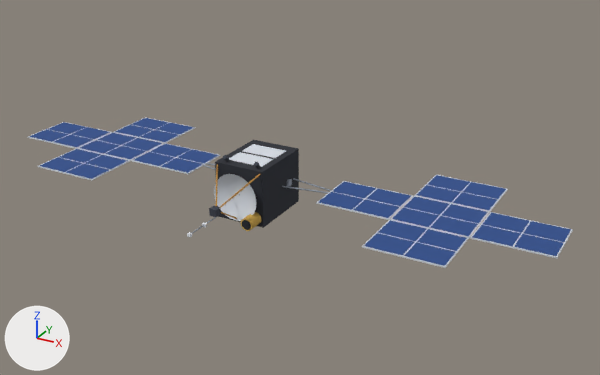
The glTF model site/models/psyche.glb as it was, and as the next commit left it.
Camera for both pictures: a 50 mm camera at (16.7, -26.8, 13.6) aimed at (1.4, 1.0, -0.3). The axes (+X, +Y, +Z) are drawn at lower left. The lights are the same throughout. The first picture is the older version. Where no turn or scale is listed for an object, it has been applied to the vertices. Vertices at exactly the same position are counted once.

Names of what the first picture shows: 'body', 'foil', 'solar-panel'.
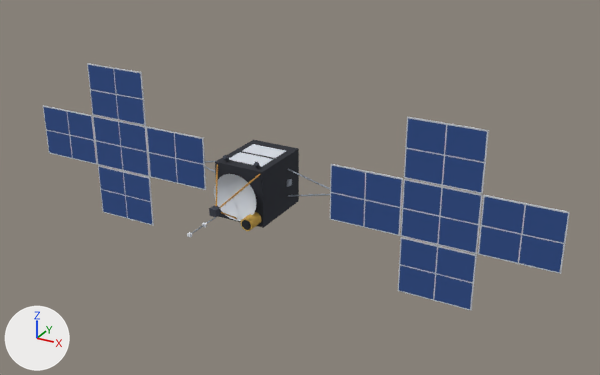
Boxes [x1, y1, x2, y2] around the edits, measured in the pictures (600 x 375 px; the box of a moved part takes in the faces that stretch with it):
```json
{"object": "solar-panel", "change": "reshaped, moved", "before": [29, 118, 571, 266], "after": [44, 65, 568, 309], "on screen": "64% taller"}
{"object": "body", "change": "reshaped, moved", "before": [27, 117, 573, 268], "after": [43, 63, 570, 310], "on screen": "63% taller"}
{"part": 1, "of": "me_body", "change": "moved or reshaped", "before": [282, 186, 329, 193], "after": [288, 169, 330, 190]}
{"part": 2, "of": "me_body", "change": "moved or reshaped", "before": [293, 178, 331, 191], "after": [288, 194, 330, 197]}
{"part": 3, "of": "me_body", "change": "moved or reshaped", "before": [241, 175, 573, 268], "after": [241, 117, 570, 310]}
{"part": 4, "of": "me_body", "change": "moved or reshaped", "before": [27, 117, 220, 181], "after": [43, 63, 206, 225]}
{"part": 5, "of": "me_solar_panel", "change": "moved or reshaped", "before": [319, 175, 571, 266], "after": [331, 118, 568, 309]}
{"part": 6, "of": "me_solar_panel", "change": "moved or reshaped", "before": [29, 118, 218, 179], "after": [44, 65, 205, 224]}
```

Scene script edits in JSON lines:
```json
{"block": "me_body", "where": "# used by ob_body; location = (0.0, 0.35, -0.01)"}
{"op": "remove", "block": "me_body", "code": "me_body.from_pydata(...)  # 7276 vertices, 7806 faces; spans x -12.3..12.3, y -3.9..3.9, z -1.5..1.5"}
{"op": "add", "block": "me_body", "code": "me_body.from_pydata(...)  # 7276 vertices, 7806 faces; spans x -12.3..12.3, y -2.7..2.7, z -3.7..3.7"}
{"block": "me_body", "change": "me_body part 1: the loose piece of 14 vertices spanning x 1.1..3.1, y -0.3..0.1, z 0.0 is multiplied about its middle by the matrix ((0.975, 0.169, 0.247), (-0.174, 1.005, 0.0), (-0.244, -0.042, 0.99)), then moved by (0.0, 1.5, 0.4)"}
{"block": "me_body", "change": "me_body part 2: the loose piece of 14 vertices spanning x 1.1..3.1, y 0.3..0.7, z 0.0 is multiplied about its middle by the matrix ((0.975, -0.169, -0.247), (0.174, 1.005, 0.0), (0.244, -0.042, 0.99)), then moved by (0.0, 0.9, -0.4)"}
{"block": "me_body", "change": "me_body part 3: 3362 of 7276 vertices moved; they spanned x 0.5..12.3, y -3.5..3.9, z -1.1..0.0 and now span x 0.5..12.3, y -1.3..1.4, z -3.7..3.7; mean shift (0.0, 1.2, 0.0); largest move (9.2, -3.5, 0.0) -> (9.2, 1.4, 1.3)"}
{"block": "me_body", "change": "me_body part 4: 3303 of 7276 vertices moved; they spanned x -12.3..-3.0, y -3.5..3.9, z 0.0 and now span x -12.3..-3.0, y 1.4, z -3.7..3.7; mean shift (0.0, 1.2, 0.0); largest move (-9.2, -3.5, 0.0) -> (-9.2, 1.4, 1.3)"}
{"block": "me_body", "change": "other edits to the shape of me_body do not show in these pictures"}
{"block": "me_solar_panel", "where": "# used by ob_solar_panel; location = (0.0, 0.55, 0.03)"}
{"op": "remove", "block": "me_solar_panel", "code": "me_solar_panel.from_pydata(...)  # 160 vertices, 80 faces; spans x -12.3..12.3, y -3.6..3.6, z 0.0"}
{"op": "add", "block": "me_solar_panel", "code": "me_solar_panel.from_pydata(...)  # 160 vertices, 80 faces; spans x -12.3..12.3, y 0.0, z -3.6..3.6"}
{"block": "me_solar_panel", "change": "me_solar_panel part 5: 56 of 160 vertices moved; they spanned x 3.1..12.3, y -3.6..3.6, z 0.0 and now span x 3.1..12.3, y 0.0, z -3.6..3.6; mean shift (0.0, 0.0, 0.0); largest move (6.2, -3.6, 0.0) -> (6.2, 0.0, 1.3)"}
{"block": "me_solar_panel", "change": "me_solar_panel part 6: 56 of 160 vertices moved; they spanned x -12.3..-3.1, y -3.6..3.6, z 0.0 and now span x -12.3..-3.1, y 0.0, z -3.6..3.6; mean shift (0.0, 0.0, 0.0); largest move (-6.2, -1.3, 0.0) -> (-6.2, 0.0, 3.6)"}
{"op": "set", "path": "ob_body.location", "old": "(0.0, 0.35, -0.01)", "new": "(0.0, -0.84, 0.0)"}
{"op": "set", "path": "ob_solar_panel.location", "old": "(0.0, 0.55, 0.03)", "new": "(0.0, 0.52, 0.0)"}
```
